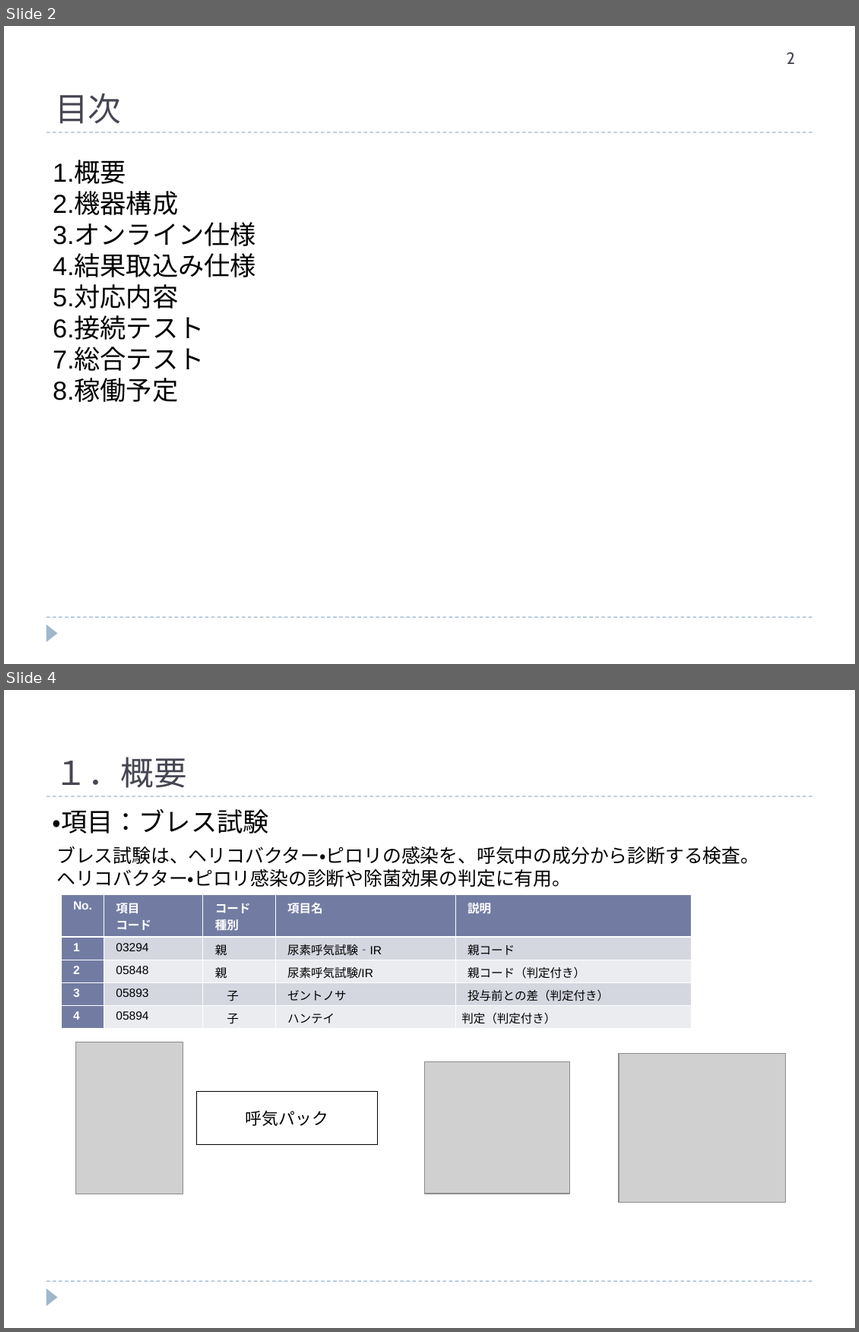
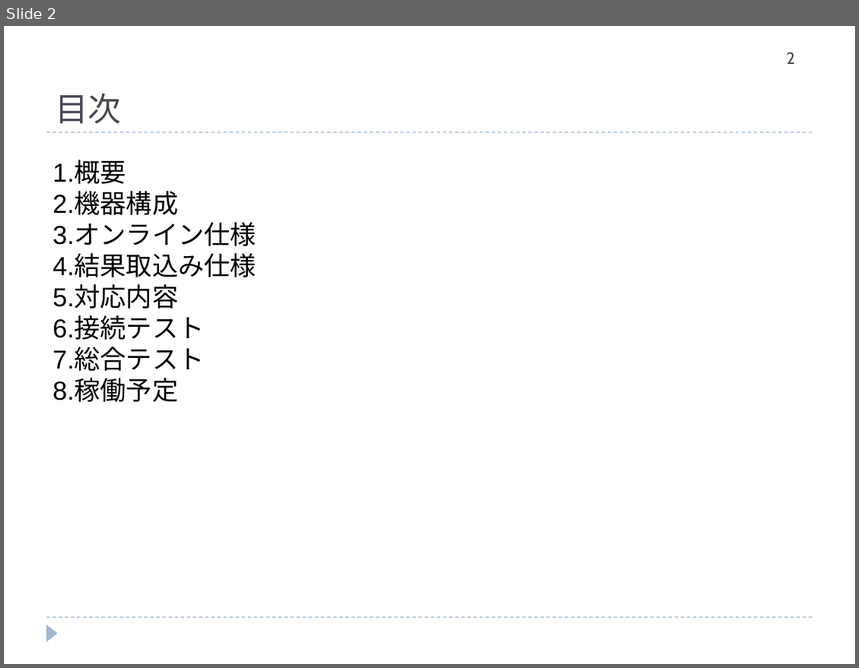
Before and after one commit to hanyutatsuya/Chemistory, a slide deck: 次期システム対応/レビュー/ケミストリー次期先行対応.ppt. Shown one above the other, each under a label of ours: slides 2 and 4 before the commit, slide 2 after it; the slides between them are not shown. The pictures are 859x1332 and 859x668 pixels, drawn with LibreOffice and Linux fonts; fonts in the diff are those of the drawing; grey boxes stand for pictures. Boxes give left, top, right and bottom in pixels: in the first picture for what was removed or moved away, otherwise in the second. Text is boxed around its words. In the diff, an @@ line names an element or a change of style, - is before the commit and + after.

```diff
--- a/次期システム対応/レビュー/ケミストリー次期先行対応.ppt
+++ b/次期システム対応/レビュー/ケミストリー次期先行対応.ppt
@@ slide 4 removed at [4,690,855,1328], background #FFFFFF; not listed: 3 template elements that a slide beside it also shows @@
@@ text removed at [55,757,187,788] @@
-１．概要
@@ text removed at [53,809,269,834] @@
-・項目：ブレス試験
@@ text removed at [56,847,759,887] @@
-ブレス試験は、ヘリコバクター・ピロリの感染を、呼気中の成分から診断する検査。ヘリコバクター・ピロリ感染の診断や除菌効果の判定に有用。
@@ table removed at [61,895,691,1027], 5 rows, 5 columns @@
-No. | 項目 / コード | コード / 種別 | 項目名 | 説明
-1 | 03294 | 親 | 尿素呼気試験‐IR | 親コード
-2 | 05848 | 親 | 尿素呼気試験/IR | 親コード（判定付き）
-3 | 05893 | 子 | ゼントノサ | 投与前との差（判定付き）
-4 | 05894 | 子 | ハンテイ | 判定（判定付き）
@@ picture removed at [75,1043,183,1195] @@
@@ picture removed at [619,1053,785,1202] @@
@@ picture removed at [424,1062,570,1194] @@
@@ rectangle removed at [196,1092,377,1145] @@
-呼気パック
```
Also in this commit, not shown: 3 slides changed, 3 slides added, 7 other slides removed.
